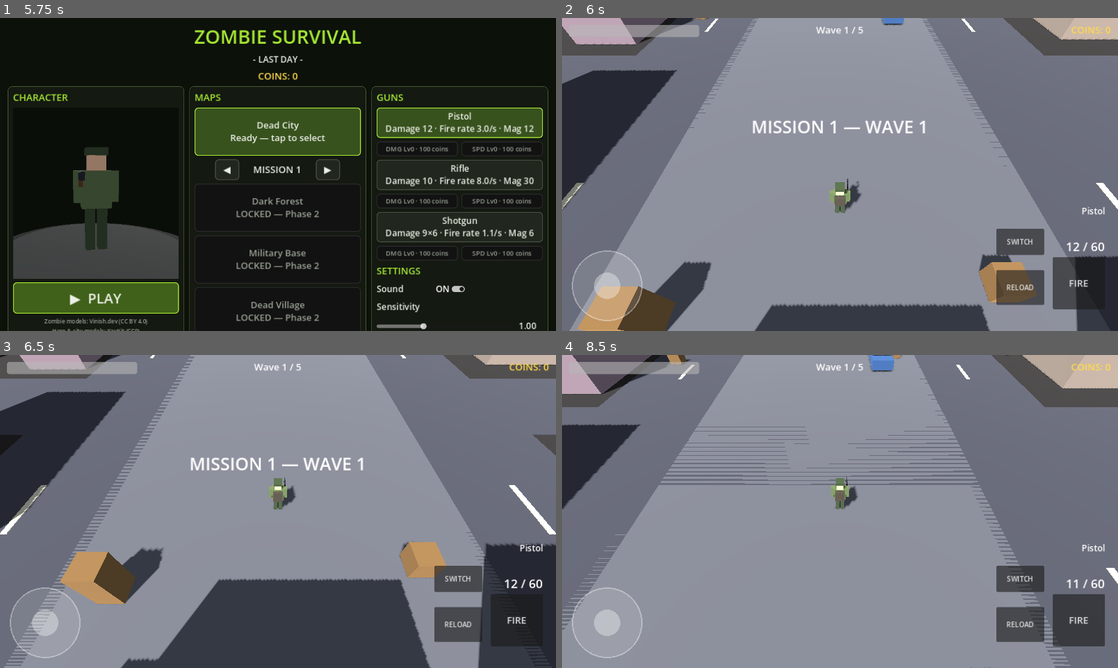
Above: before the commit, frames 1-4 (two rows, left to right).
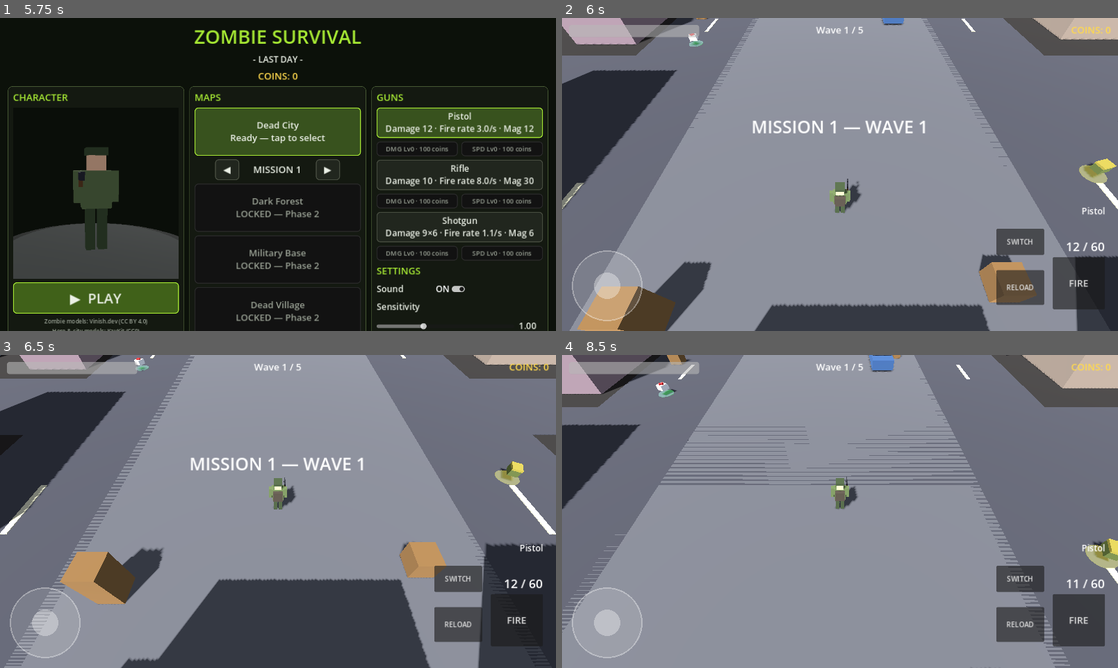
Above: after the commit, the same moments.

Repository: yousafj-dev/zombie-survival-game
Game: Godot game, scene res://scenes/title_screen.tscn
Same seed, same stepped clock (60 frames per second), same inputs: the game is played once before the commit and once after it.
Inputs (mouse positions are in pixels of both pictures, inside the frame that each line leads up to):
- Up to frame 1 (5.75 s): move the mouse to (400, 158) at 0.52 s; hold D 0.53-1.25 s; hold R 0.53-1.25 s; click (400, 158) at 0.67 s; tap Space at 0.77, 2.75, 3.77, 4.25 s; drag from (166, 190) to (250, 237) at 1.27 s; tap Enter at 2, 3.5, 5 s; move the mouse to (333, 105) at 2.02 s; hold D 2.03-2.75 s; hold R 2.03-2.75 s; drag from (250, 237) to (111, 127) at 2.77 s; move the mouse to (444, 221) at 3.52 s; hold A 3.53-4.25 s; hold R 3.53-4.25 s; drag from (111, 127) to (194, 96) at 4.27 s; move the mouse to (305, 174) at 5.02 s; hold S from 5.03 s (still down); hold R from 5.03 s (still down); click (305, 174) at 5.17 s
- Up to frame 2 (6 s): release S at 5.75 s; release R at 5.75 s; click "▶ PLAY" at 5.75 s
- Up to frame 3 (6.5 s): no input
- Up to frame 4 (8.5 s): drag from (606, 624) to (728, 527) at 6.52 s; move the mouse to (962, 495) at 7.27 s; hold W 7.28-8 s; hold R 7.28-8 s; tap Space at 7.52 s; drag from (728, 527) to (812, 574) at 8.02 s

Frame 1 is identical in both runs. In frame 2, 0.4% of the frame differs, in the area x 22-100%, y 4-53%; in frame 3, 0.3%; in frame 4, 0.5%, in the area x 16-100%, y 8-69%.

Commit message:
Rebuild: scenes/game.tscn

Diff:
--- a/scenes/game.tscn
+++ b/scenes/game.tscn
@@ -1,9 +1,11 @@
-[gd_scene load_steps=129 format=3]
+[gd_scene load_steps=132 format=3]
 
 [ext_resource type="Script" path="res://scripts/game_manager.gd" id="1"]
 [ext_resource type="PackedScene" path="res://scenes/player.tscn" id="2"]
 [ext_resource type="PackedScene" path="res://scenes/zombie.tscn" id="3"]
 [ext_resource type="PackedScene" path="res://scenes/hud.tscn" id="4"]
+[ext_resource type="Script" path="res://scripts/city_dressing.gd" id="5"]
+[ext_resource type="PackedScene" path="res://scenes/pickup.tscn" id="6"]
 
 [sub_resource type="StandardMaterial3D" id="m_ground"]
 albedo_color = Color(0.16, 0.15, 0.14, 1)
@@ -417,6 +419,7 @@
 shape = SubResource("shape_ground")
 
 [node name="City" type="Node3D" parent="."]
+script = ExtResource("5")
 
 [node name="Roads" type="Node3D" parent="City"]
 
@@ -1388,3 +1391,29 @@
 transform = Transform3D(1, 0, 0, 0, 1, 0, 0, 0, 1, 34, 0, 0)
 
 [node name="HUD" parent="." instance=ExtResource("4")]
+
+[node name="Pickups" type="Node3D" parent="."]
+
+[node name="Medkit1" parent="Pickups" instance=ExtResource("6")]
+transform = Transform3D(1, 0, 0, 0, 1, 0, 0, 0, 1, -12, 0, -6)
+kind = "medkit"
+
+[node name="Medkit2" parent="Pickups" instance=ExtResource("6")]
+transform = Transform3D(1, 0, 0, 0, 1, 0, 0, 0, 1, 16, 0, 22)
+kind = "medkit"
+
+[node name="Medkit3" parent="Pickups" instance=ExtResource("6")]
+transform = Transform3D(1, 0, 0, 0, 1, 0, 0, 0, 1, -14, 0, 20)
+kind = "medkit"
+
+[node name="Ammo1" parent="Pickups" instance=ExtResource("6")]
+transform = Transform3D(1, 0, 0, 0, 1, 0, 0, 0, 1, 12, 0, 8)
+kind = "ammo"
+
+[node name="Ammo2" parent="Pickups" instance=ExtResource("6")]
+transform = Transform3D(1, 0, 0, 0, 1, 0, 0, 0, 1, -6, 0, -20)
+kind = "ammo"
+
+[node name="Ammo3" parent="Pickups" instance=ExtResource("6")]
+transform = Transform3D(1, 0, 0, 0, 1, 0, 0, 0, 1, 12, 0, -22)
+kind = "ammo"
